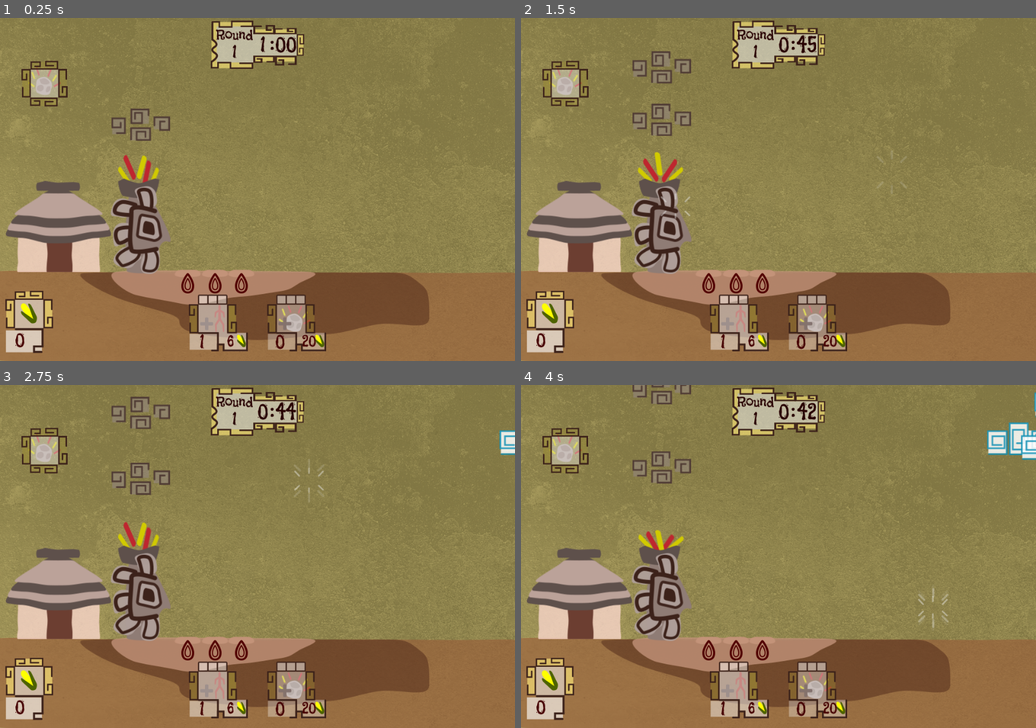
Above: before the commit, frames 1-4 (two rows, left to right).
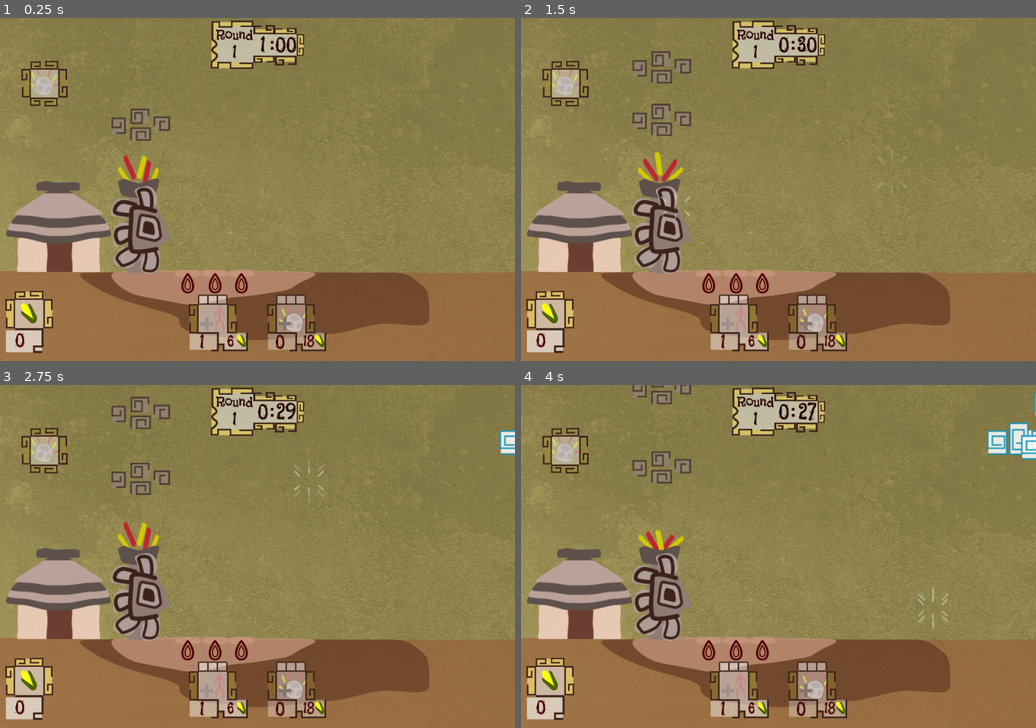
Above: after the commit, the same moments.

Repository: solivo/popol
Game: Godot game, scene res://main/Main.tscn
Same seed, same stepped clock (60 frames per second), same inputs: the game is played once before the commit and once after it.
Inputs (mouse positions are in pixels of both pictures, inside the frame that each line leads up to):
- Up to frame 1 (0.25 s): no input
- Up to frame 2 (1.5 s): move the mouse to (891, 172) at 0.52 s; press the mouse at (891, 172) at 0.53 s; move the mouse to (675, 206) at 1.27 s; release the mouse at (675, 206) at 1.28 s; click (675, 206) at 1.35 s
- Up to frame 3 (2.75 s): move the mouse to (309, 481) at 2.02 s; press the mouse at (309, 481) at 2.03 s
- Up to frame 4 (4 s): move the mouse to (752, 625) at 2.77 s; release the mouse at (752, 625) at 2.78 s; click (752, 625) at 2.85 s; move the mouse to (933, 607) at 3.52 s; press the mouse at (933, 607) at 3.53 s

The runs differ from the first frame. In frame 1, less than 0.1% of the frame differs, in the area x 58-62%, y 92-97%; in frame 2, 0.2%; in frame 3, 0.2%, in the area x 53-62%, y 4-97%; in frame 4, 0.2%.

Commit message:
Endless round problem fixed

Diff:
--- a/main/Main.tscn
+++ b/main/Main.tscn
@@ -32,6 +32,7 @@
 
 [node name="World" parent="." instance=ExtResource( 1 )]
 z_index = -10
+meteor_cost = 18
 
 [node name="GUI" type="Control" parent="."]
 anchor_right = 1.0
@@ -202,7 +203,6 @@
 custom_constants/margin_top = 10
 
 [node name="MeteorPanel" type="TextureButton" parent="GUI/MainPanel/PowersPanelContainer"]
-editor/display_folded = true
 margin_top = 10.0
 margin_right = 110.0
 margin_bottom = 116.0
@@ -244,7 +244,7 @@
 margin_bottom = -17.663
 custom_fonts/font = ExtResource( 12 )
 custom_colors/font_color = Color( 0.278431, 0.0156863, 0.0156863, 1 )
-text = "20"
+text = "18"
 align = 1
 
 [node name="ResourcesPanel" type="HBoxContainer" parent="GUI"]
--- a/scenes/corn_plant/CornPlant.gd
+++ b/scenes/corn_plant/CornPlant.gd
@@ -22,13 +22,11 @@
 
 func add_water():
 	self.water_amount += 1
-	print("water added!")
 
 func consume_water():
 	if $AnimatedSpritePlant.animation == "growing_plant" and $AnimatedSpritePlant.is_playing():
 		$AnimatedSpritePlant.frame += 1
 	water_amount -= 1
-	print($AnimatedSpritePlant.frame)
 	$AnimatedSpriteIndicator.play("indicator_off")
 
 
@@ -39,7 +37,6 @@
 
 func ready_to_harvest():
 	emit_signal("ready_for_harvest")
-	print("ready for haverst!")
 	$AnimatedSpritePlant.play("mature_plant")
 	mature_plant = true
 
--- a/scenes/human/enemy/warrior/EnemyWarrior.gd
+++ b/scenes/human/enemy/warrior/EnemyWarrior.gd
@@ -5,3 +5,4 @@
 	default_side = "left"
 	current_side = default_side
 	unit_target = "warrior"
+	winning_factor = [false]
--- a/scenes/human/gatherer/Gatherer.gd
+++ b/scenes/human/gatherer/Gatherer.gd
@@ -39,6 +39,7 @@
 		emit_signal("plant_not_collected")
 		$AnimationPlayer.play("gatherer_leaving")
 	else:
+		print("QUITANDO RECOLECTORRR")
 		$AnimationPlayer.play("gatherer_returning")
 
 func _on_PlantDectectionArea_body_entered(body: PhysicsBody2D) -> void:
--- a/scenes/human/gatherer/Gatherer.tscn
+++ b/scenes/human/gatherer/Gatherer.tscn
@@ -1,15 +1,15 @@
 [gd_scene load_steps=30 format=2]
 
 [ext_resource path="res://scenes/human/gatherer/Gatherer.gd" type="Script" id=1]
-[ext_resource path="res://scenes/human/gatherer/assets/farmer_walking_exiting_3.png" type="Texture" id=2]
-[ext_resource path="res://scenes/human/gatherer/assets/corn_plant_harvested_exited_1.png" type="Texture" id=3]
-[ext_resource path="res://scenes/human/gatherer/assets/farmer_harvesting_1.png" type="Texture" id=4]
-[ext_resource path="res://scenes/human/gatherer/assets/farmer_harvesting_2.png" type="Texture" id=5]
-[ext_resource path="res://scenes/human/gatherer/assets/farmer_harvesting_3.png" type="Texture" id=6]
+[ext_resource path="res://scenes/human/gatherer/assets/farmer_idle.png" type="Texture" id=2]
+[ext_resource path="res://scenes/human/gatherer/assets/farmer_harvesting_1.png" type="Texture" id=3]
+[ext_resource path="res://scenes/human/gatherer/assets/farmer_harvesting_2.png" type="Texture" id=4]
+[ext_resource path="res://scenes/human/gatherer/assets/farmer_harvesting_3.png" type="Texture" id=5]
+[ext_resource path="res://scenes/human/gatherer/assets/corn_plant_harvested_exited_1.png" type="Texture" id=6]
 [ext_resource path="res://scenes/human/gatherer/assets/corn_plant_harvested.png" type="Texture" id=7]
-[ext_resource path="res://scenes/human/gatherer/assets/farmer_idle.png" type="Texture" id=8]
-[ext_resource path="res://scenes/human/gatherer/assets/farmer_walking_exiting_1.png" type="Texture" id=9]
-[ext_resource path="res://scenes/human/gatherer/assets/farmer_walking_exiting_2.png" type="Texture" id=10]
+[ext_resource path="res://scenes/human/gatherer/assets/farmer_walking_exiting_1.png" type="Texture" id=8]
+[ext_resource path="res://scenes/human/gatherer/assets/farmer_walking_exiting_2.png" type="Texture" id=9]
+[ext_resource path="res://scenes/human/gatherer/assets/farmer_walking_exiting_3.png" type="Texture" id=10]
 [ext_resource path="res://scenes/human/gatherer/assets/farmer_exiting_1.png" type="Texture" id=11]
 [ext_resource path="res://scenes/human/gatherer/assets/farmer_exiting_2.png" type="Texture" id=12]
 [ext_resource path="res://scenes/human/gatherer/assets/farmer_exiting_3.png" type="Texture" id=13]
@@ -49,7 +49,7 @@
 "times": PoolRealArray( 0, 0.2, 0.4, 0.6 ),
 "transitions": PoolRealArray( 1, 1, 1, 1 ),
 "update": 1,
-"values": [ ExtResource( 7 ), ExtResource( 7 ), ExtResource( 7 ), ExtResource( 7 ) ]
+"values": [ ExtResource( 6 ), ExtResource( 7 ), ExtResource( 7 ), ExtResource( 7 ) ]
 }
 tracks/2/type = "value"
 tracks/2/path = NodePath("SpriteFarmer:position")
@@ -75,6 +75,18 @@
 "update": 1,
 "values": [ Vector2( 0, -48 ), Vector2( 0, -46 ), Vector2( 0, -48 ), Vector2( 0, -46 ) ]
 }
+tracks/4/type = "value"
+tracks/4/path = NodePath("SpriteCornPlant:visible")
+tracks/4/interp = 1
+tracks/4/loop_wrap = true
+tracks/4/imported = false
+tracks/4/enabled = true
+tracks/4/keys = {
+"times": PoolRealArray( -0.1, 0.6 ),
+"transitions": PoolRealArray( 1, 1 ),
+"update": 1,
+"values": [ true, true ]
+}
 
 [sub_resource type="Animation" id=2]
 resource_name = "gatherer_idle"
@@ -182,7 +194,7 @@
 "times": PoolRealArray( 0, 0.4 ),
 "transitions": PoolRealArray( 1, 1 ),
 "update": 1,
-"values": [ true, false ]
+"values": [ true, true ]
 }
 tracks/4/type = "method"
 tracks/4/path = NodePath(".")
@@ -238,6 +250,18 @@
 "update": 1,
 "values": [ null, null, null, null ]
 }
+tracks/3/type = "value"
+tracks/3/path = NodePath("SpriteCornPlant:visible")
+tracks/3/interp = 1
+tracks/3/loop_wrap = true
+tracks/3/imported = false
+tracks/3/enabled = true
+tracks/3/keys = {
+"times": PoolRealArray( 0, 0.5 ),
+"transitions": PoolRealArray( 1, 1 ),
+"update": 1,
+"values": [ false, false ]
+}
 
 [sub_resource type="RectangleShape2D" id=6]
 extents = Vector2( 12.8192, 35.3341 )
@@ -252,15 +276,14 @@
 collision_layer = 8
 collision_mask = 16
 script = ExtResource( 1 )
-unit_speed = 60
+unit_speed = 70
 
 [node name="SpriteFarmer" type="Sprite" parent="."]
 position = Vector2( 0, -10 )
 texture = ExtResource( 2 )
 
 [node name="SpriteCornPlant" type="Sprite" parent="."]
-position = Vector2( 0, -48 )
-texture = ExtResource( 3 )
+position = Vector2( 0, -46 )
 
 [node name="AnimationPlayer" type="AnimationPlayer" parent="."]
 anims/gatherer_harvesting = SubResource( 1 )
--- a/world/World.gd
+++ b/world/World.gd
@@ -36,7 +36,8 @@
 export var meteor_cost := 18
 
 #Enemies
-export var total_enemies := 2 # Total enemies peer round
+export var enemies_peer_round := 3
+var total_enemies = enemies_peer_round # Total enemies peer round
 #var current_enemies : int
 var enemies_created := 0
 
@@ -145,6 +146,8 @@
 	creating_unit = false #Reset
 	#GUI
 	emit_signal("units_amount_changed", current_units)
+	if corn_amount >= unit_cost and not on_battle:
+		emit_signal("unit_panel_enabled")
 
 func add_new_meteor():
 	meteors += 1
@@ -152,9 +155,11 @@
 	creating_meteor = false
 	#GUI
 	emit_signal("meteors_amount_changed", meteors)
+	if corn_amount >= meteor_cost and not on_battle:
+		emit_signal("meteor_panel_enabled")
 
 func create_enemy():
-	if enemies_created < total_enemies:
+	if enemies_created < enemies_peer_round:
 		enemies_created += 1
 		var enemy = EnemyWarrior.instance()
 		enemy.connect("unit_killed", self, "units_changed")
@@ -180,12 +185,14 @@
 	on_battle = false
 	emit_signal("battle_over")
 	$EnemySpawningTimer.stop()
+	enemies_created = 0
 #	emit_signal("unit_panel_enabled")
 	increase_dificulty()
 	start_round()
 
 func increase_dificulty():
-	total_enemies += 5 #Increase the enemy numbers
+	enemies_peer_round += 4
+	total_enemies = enemies_peer_round #Increase the enemy numbers
 
 func execute_power(cursor_position):
 	#Instance a meteor on the cursor position
@@ -238,7 +245,7 @@
 
 func _on_RoundTimer_timeout() -> void:
 	if current_seconds  <= 0:
-		current_seconds = 45
+		current_seconds = 30
 		if current_minutes > 0:
 			current_minutes -= 1
 			emit_signal("round_minutes_changed", current_minutes)
--- a/world/World.tscn
+++ b/world/World.tscn
@@ -30,7 +30,6 @@
 script = ExtResource( 1 )
 round_duration = 1
 meteor_cost = 6
-total_enemies = 5
 
 [node name="Background" type="Sprite" parent="."]
 z_index = -100
@@ -92,7 +91,7 @@
 position = Vector2( 450, 410 )
 
 [node name="EnemySpawningPosition" type="Position2D" parent="."]
-position = Vector2( 1000, 430 )
+position = Vector2( 900, 430 )
 
 [node name="CloudsSpawnPath" type="Path2D" parent="."]
 editor/display_folded = true
Not shown: 4 places in scenes/human/gatherer/Gatherer.tscn that only renumber resources
